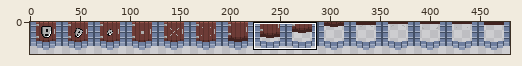
Sprite sheet -- data/images/doorBot.png. The picture above shows the old version from afar; the outline marks the close-up.
Close-up. The starting point:
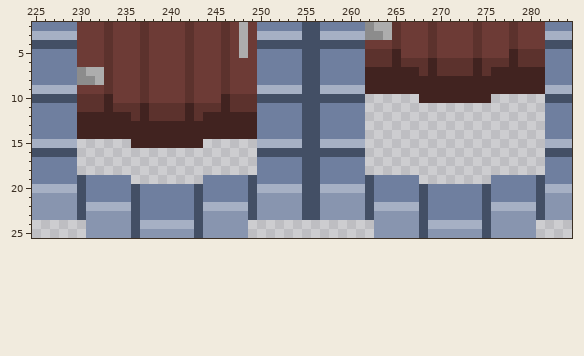
The file is 480x32 pixels. Colours within 5 levels of each other are drawn and written as one. Shown: x 225..284, y 2..25. The commit also changed other parts of the picture, which this record leaves out.
The same view after the edit:
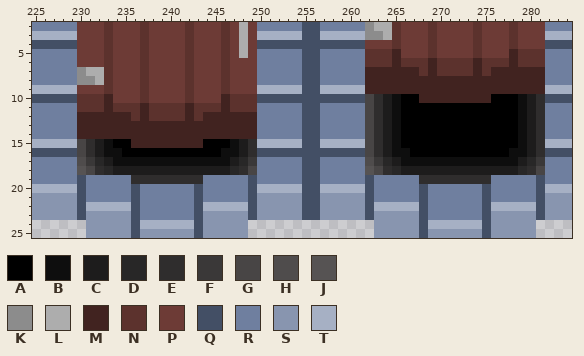
Palette (. is transparent): A #000000  B #0e0e0e  C #1d1c1c  D #282727  E #2f2d2d  F #3a3838  G #484545  H #4f4c4c  J #565353  K #8c8c8c  L #adadad  M #412320  N #5c322d  P #6d3b36  Q #434f65  R #6f7f9f  S #8895af  T #a6b0c4
Diff:
The edit adds colour A in row 10 at x 266 to 267 and 276 to 278; in rows 11 to 14 at x 266 to 278; in row 15 at x 234 to 235, 244 to 246 and 266 to 278; in row 16 at x 235 to 245 and 267 to 277.
The edit adds colour B in rows 10 to 14 at x 265 and 279; in row 15 at x 233, 247, 265 and 279; in row 16 at x 233 to 234, 246 to 247, 265 to 266 and 278 to 279; in row 17 at x 234 to 246 and 266 to 278.
The edit adds colour C in rows 10 to 14 at x 264 and 280; in rows 15 to 16 at x 232, 248, 264 and 280; in row 17 at x 233, 247, 265 and 279; in row 18 at x 234 to 246 and 266 to 278.
The edit adds colour D in row 17 at x 232, 248, 264 and 280; in row 18 at x 233, 247, 265 and 279.
The edit adds colour E in rows 10 to 14 at x 263 and 281; in rows 15 to 16 at x 231, 249, 263 and 281; in row 18 at x 232, 248, 264 and 280; in row 19 at x 236 to 243 and 268 to 275.
The edit adds colour F in row 17 at x 231, 249, 263 and 281.
The edit adds colour G in rows 10 to 14 at x 262; in rows 15 to 16 at x 230 and 262; in row 18 at x 231, 249, 263 and 281.
The edit adds colour H in row 17 at x 230 and 262.
The edit adds colour J in row 18 at x 230 and 262.
Where, in picture pixels (left, top, right, bottom), the same in both close-ups:
added: (365, 94, 545, 184)
added: (77, 139, 257, 184)
